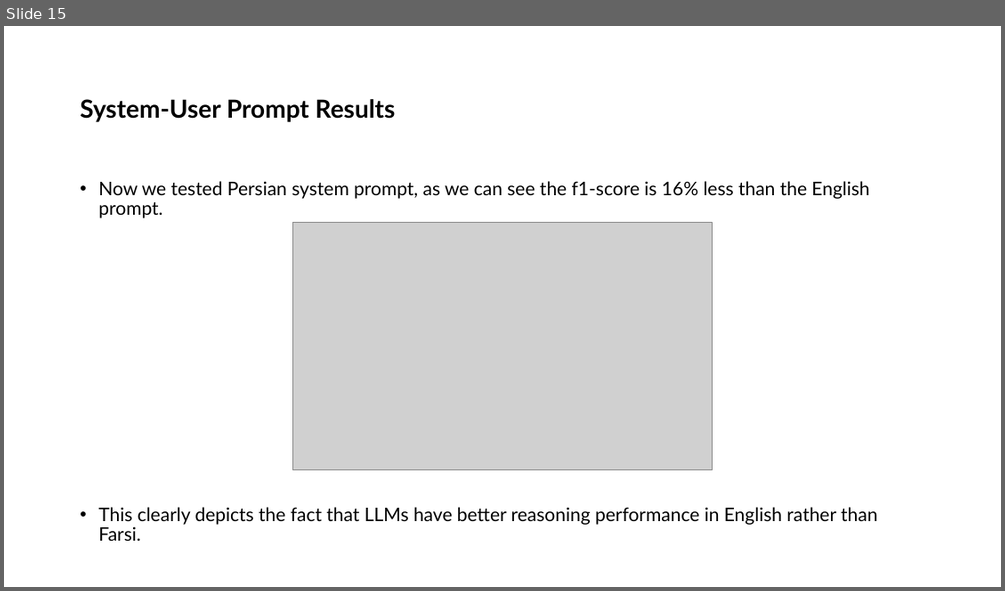
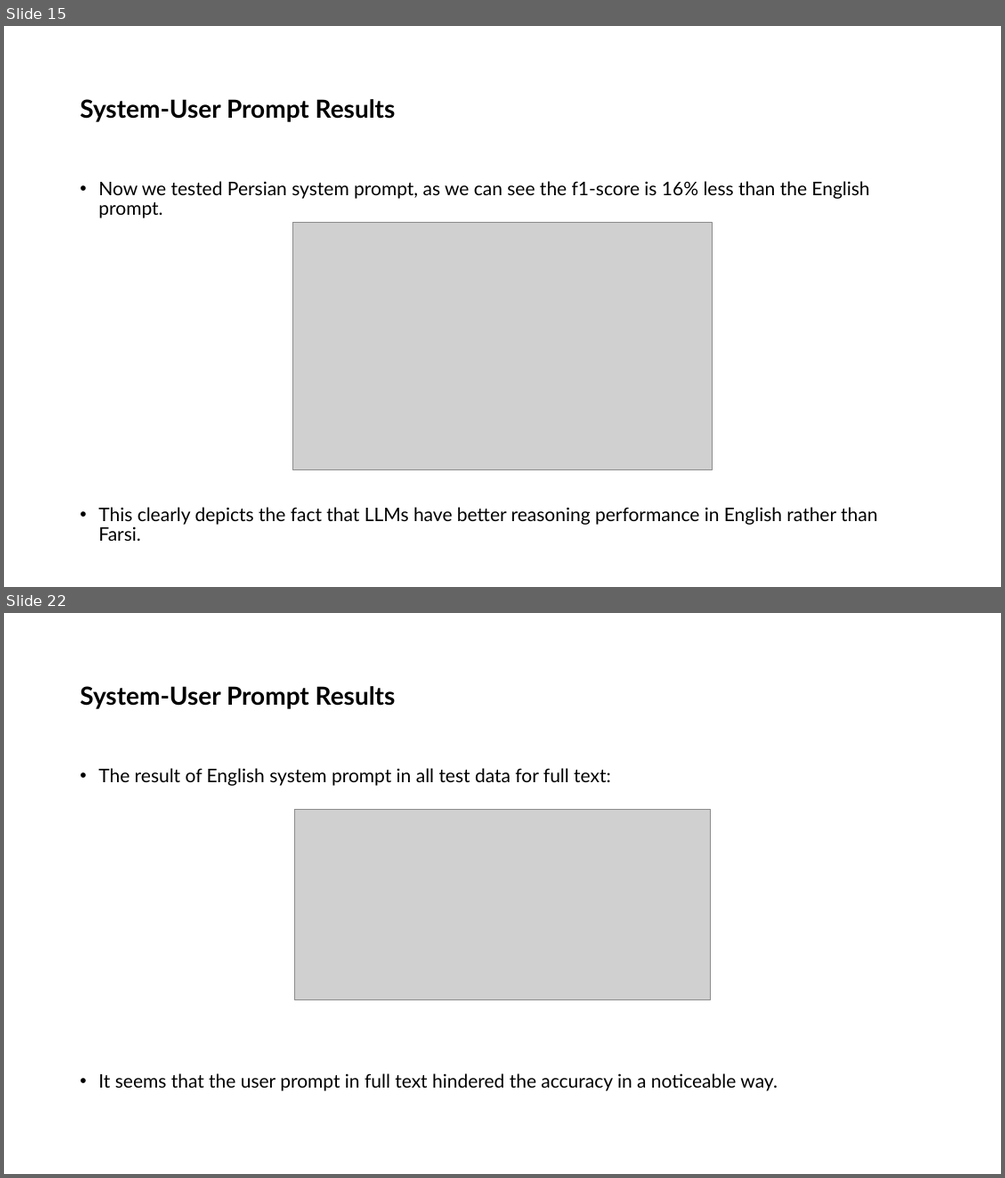
Before and after one commit to ShayanSalehi81/BachelorProject, a slide deck: Slides/System-User Prompt Design.pptx. Shown one above the other, each under a label of ours: slide 15 before the commit, slides 15 and 22 after it; the slides between them are not shown. The pictures are 1005x591 and 1005x1178 pixels, drawn with LibreOffice and Linux fonts; fonts in the diff are those of the drawing; grey boxes stand for pictures. Boxes give left, top, right and bottom in pixels: in the first picture for what was removed or moved away, otherwise in the second. Text is boxed around its words. In the diff, an @@ line names an element or a change of style, - is before the commit and + after.

```diff
--- a/Slides/System-User Prompt Design.pptx
+++ b/Slides/System-User Prompt Design.pptx
@@ slide 22 added at [4, 613, 1001, 1174], background #FFFFFF @@
@@ title added at [80, 686, 396, 709], 24 pt, text #000000, bold @@
+System-User Prompt Results
@@ text added at [98, 768, 777, 1091], 18 pt, text #000000 @@
+• The result of English system prompt in all test data for full text:
+• It seems that the user prompt in full text hindered the accuracy in a noticeable way.
@@ picture added at [295, 810, 710, 1000] @@
```
Also in this commit, not shown: 8 other slides added, 1 other file.
